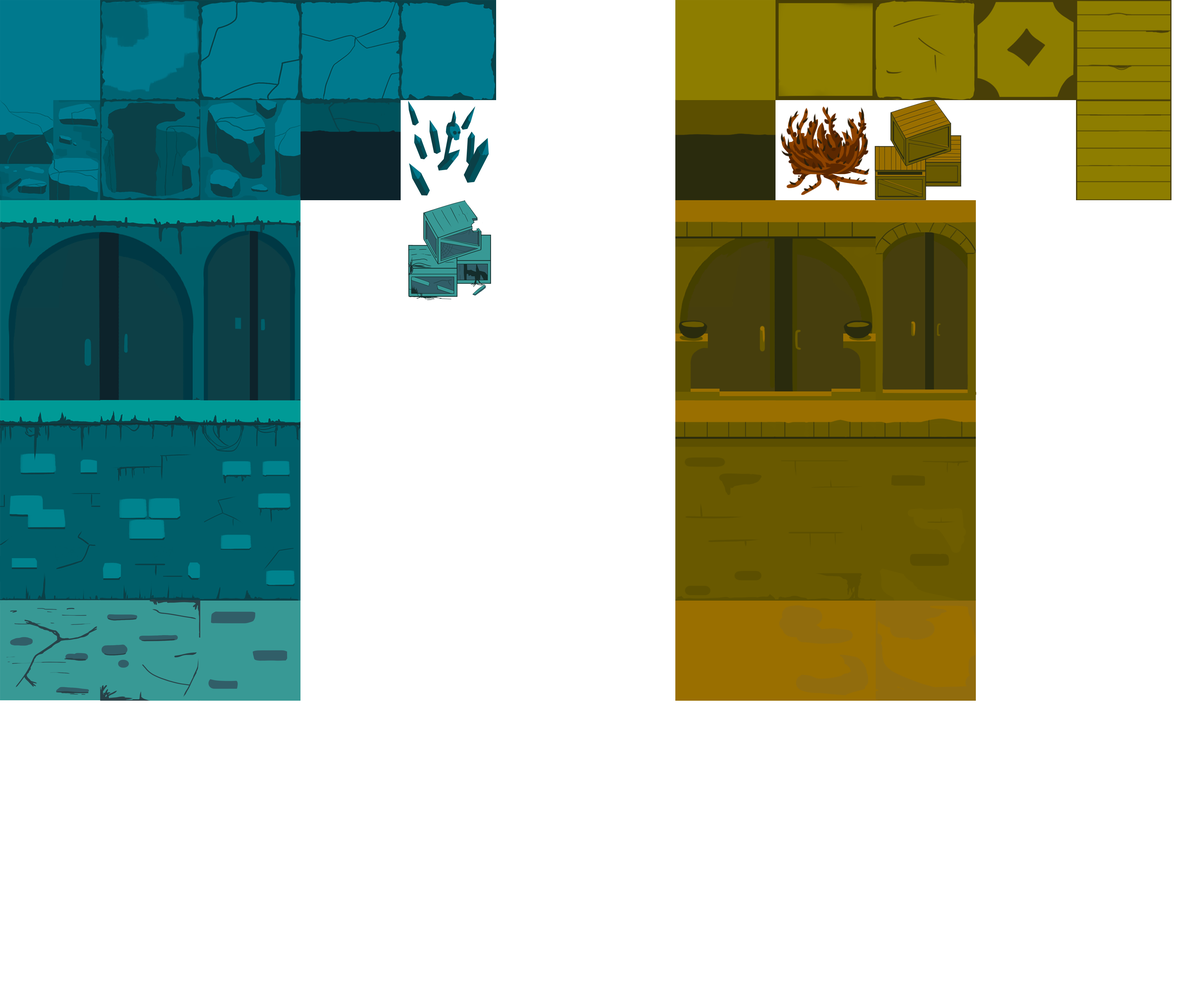
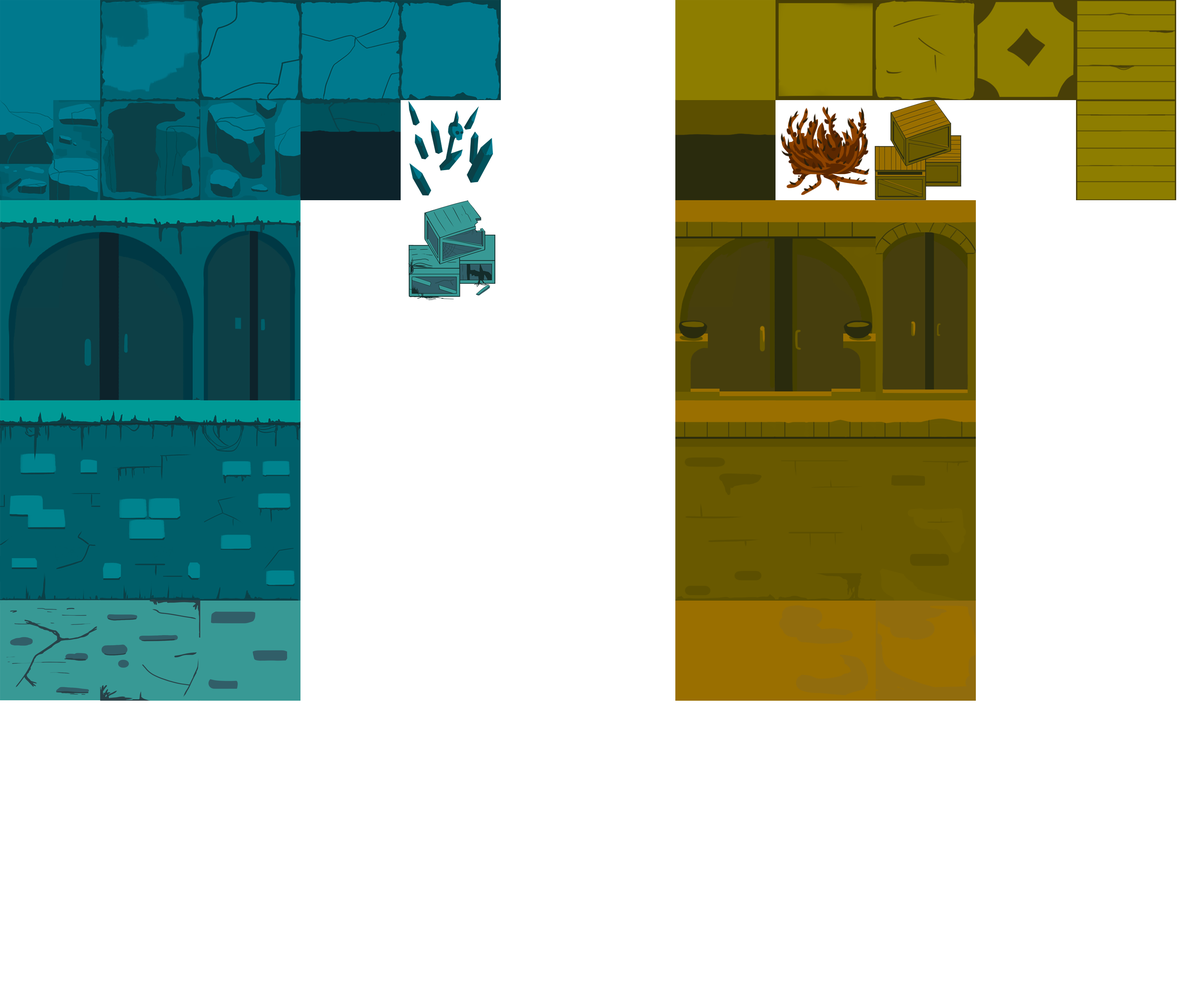
Layers edited between the first and the second w=1202, h=1001 image:
painted on "6" over <box>1076,100,1176,201</box>
painted on "5" (2nd of 4, in "Regular" › "floor") over <box>1076,0,1176,101</box>
painted on "crates" (2nd of 2, in "The Edge" › "obstacles") over <box>407,200,496,301</box>
painted on "5" (3rd of 4, in "The Edge" › "obstacles") over <box>407,100,494,196</box>
painted on "5" (4th of 4, in "The Edge" › "floor") over <box>400,0,501,101</box>
